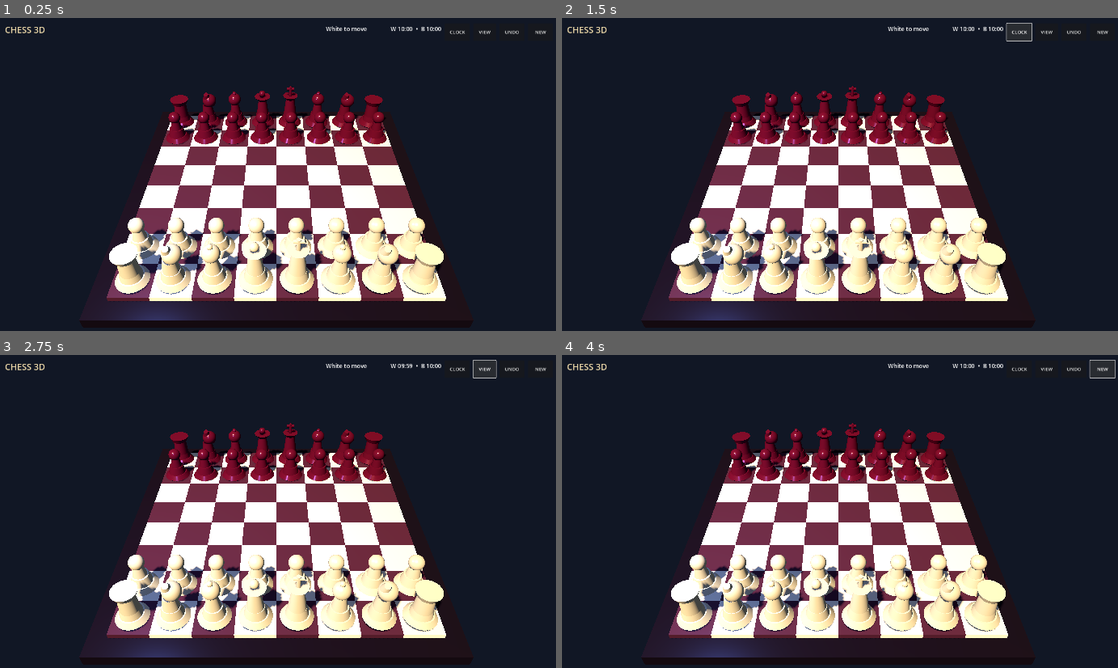
Above: before the commit, frames 1-4 (two rows, left to right).
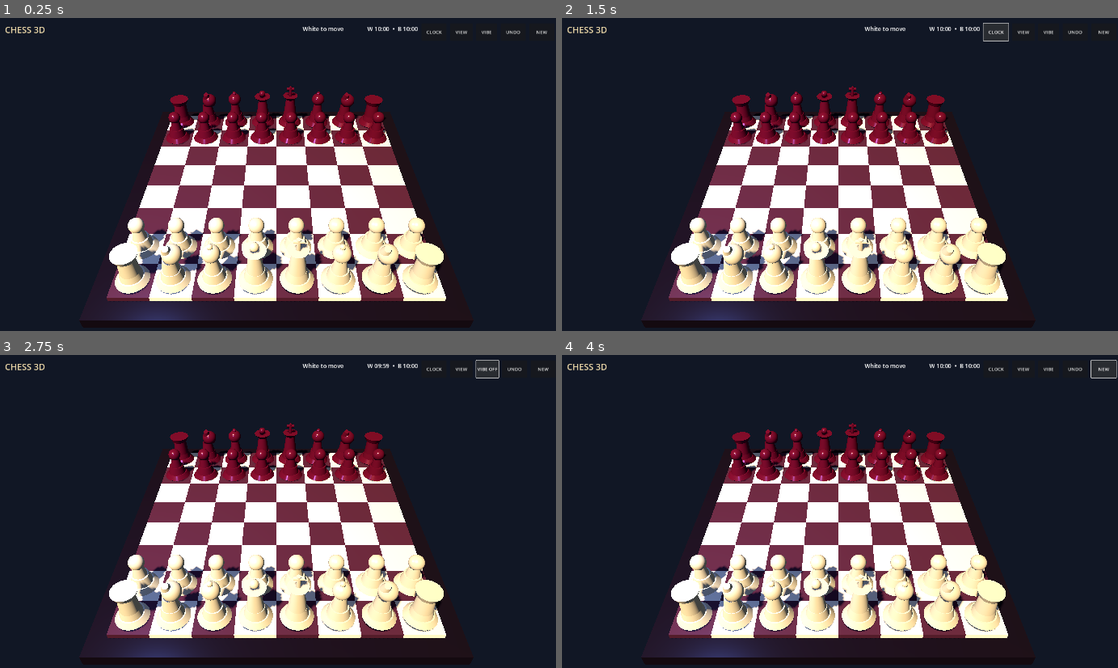
Above: after the commit, the same moments.

Repository: redxbox/chess-3d
Game: Godot game, scene res://src/main/main.tscn
Two runs of this game, one before a commit and one after it. Both use one fixed random seed, a clock stepped at 60 frames per second and the inputs below.
Inputs (mouse positions are in pixels of both pictures, inside the frame that each line leads up to):
- Up to frame 1 (0.25 s): no input
- Up to frame 2 (1.5 s): click "CLOCK" at 0.5 s; click "CLOCK" at 1.25 s
- Up to frame 3 (2.75 s): click (489, 370) at 2 s, where only the run after the commit has a clickable "VIBE"
- Up to frame 4 (4 s): click (1051, 370) at 2.75 s, where only the run after the commit has a clickable "VIBE OFF"; click "NEW" at 3.5 s

The runs differ from the first frame. In frame 1, 0.3% of the frame differs, in the area x 54-99%, y 2-6%; in frame 2, 0.4%, in the area x 54-99%, y 1-8%; in frame 3, 0.4%; in frame 4, 0.4%.

Commit message:
Add drag-to-move and configurable haptics
Co-authored-by: arena-agent <297053741+arena-agent@users.noreply.github.com>

Diff:
--- a/src/main/main.gd
+++ b/src/main/main.gd
@@ -21,6 +21,8 @@
 var _last_pointer := Vector2.ZERO
 var _touches: Dictionary = {}
 var _pinch_distance := 0.0
+var _drag_piece_from := Vector2i(-1, -1)
+var _drag_piece_active := false
 var haptics_enabled := true
 var _status_label: Label
 var _clock_label: Label
@@ -190,7 +192,7 @@
 	panel.add_theme_constant_override("separation", 12)
 	$UI.add_child(panel)
 	panel.set_anchors_preset(Control.PRESET_TOP_RIGHT)
-	panel.offset_left = -790.0
+	panel.offset_left = -870.0
 	panel.offset_top = 24.0
 	panel.offset_right = -20.0
 	panel.offset_bottom = 84.0
@@ -217,6 +219,12 @@
 	camera_button.custom_minimum_size = Vector2(78, 48)
 	camera_button.pressed.connect(_reset_camera)
 	panel.add_child(camera_button)
+
+	var haptic_button := Button.new()
+	haptic_button.text = "VIBE" if haptics_enabled else "VIBE OFF"
+	haptic_button.custom_minimum_size = Vector2(72, 48)
+	haptic_button.pressed.connect(_toggle_haptics.bind(haptic_button))
+	panel.add_child(haptic_button)
 
 	var undo_button := Button.new()
 	undo_button.text = "UNDO"
@@ -389,6 +397,13 @@
 func _toggle_clock() -> void:
 	clock_enabled = not clock_enabled
 	_update_clock_label()
+	_save_autosave()
+
+
+func _toggle_haptics(button: Button) -> void:
+	haptics_enabled = not haptics_enabled
+	button.text = "VIBE" if haptics_enabled else "VIBE OFF"
+	_haptic(25)
 	_save_autosave()
 
 
@@ -485,15 +500,29 @@
 			_dragging = true
 			_pointer_moved = _touches.size() > 1
 			_last_pointer = event.position
+			if _touches.size() == 1:
+				var pressed_square := _screen_to_square(event.position)
+				if pressed_square.x >= 0:
+					var pressed_piece: String = game.board[pressed_square.y][pressed_square.x]
+					if pressed_piece != "" and game.color_of(pressed_piece) == game.turn:
+						_drag_piece_from = pressed_square
+						_select_square(pressed_square)
 			if _touches.size() == 2:
+				_drag_piece_from = Vector2i(-1, -1)
+				_drag_piece_active = false
 				_pinch_distance = _current_pinch_distance()
 		else:
 			var was_single_touch := _touches.size() == 1
 			_touches.erase(event.index)
-			if was_single_touch and not _pointer_moved:
-				var square := _screen_to_square(event.position)
-				if square.x >= 0:
-					_select_square(square)
+			var released_square := _screen_to_square(event.position)
+			if _drag_piece_active:
+				_snap_dragged_piece()
+			if was_single_touch and _drag_piece_active and released_square.x >= 0:
+				_select_square(released_square)
+			elif was_single_touch and not _pointer_moved and released_square.x >= 0:
+				_select_square(released_square)
+			_drag_piece_from = Vector2i(-1, -1)
+			_drag_piece_active = false
 			_dragging = not _touches.is_empty()
 			if _touches.size() < 2:
 				_pinch_distance = 0.0
@@ -507,7 +536,11 @@
 			_pointer_moved = true
 		elif event.relative.length() > 3.0:
 			_pointer_moved = true
-			_rotate_camera(event.relative)
+			if _drag_piece_from.x >= 0:
+				_drag_piece_active = true
+				_update_drag_marker(event.position)
+			else:
+				_rotate_camera(event.relative)
 	elif event is InputEventMouseButton and event.button_index == MOUSE_BUTTON_LEFT:
 		if event.pressed:
 			_dragging = true
@@ -527,6 +560,26 @@
 		_zoom_camera(0.9 if event.button_index == MOUSE_BUTTON_WHEEL_UP else 1.1)
 
 
+func _update_drag_marker(screen_position: Vector2) -> void:
+	var origin := camera.project_ray_origin(screen_position)
+	var direction := camera.project_ray_normal(screen_position)
+	var hit = Plane(Vector3.UP, 0.55).intersects_ray(origin, direction)
+	if hit == null:
+		return
+	var local_hit: Vector3 = board.to_local(hit)
+	for piece in pieces_root.get_children():
+		if piece.get_meta("square", Vector2i(-1, -1)) == _drag_piece_from:
+			piece.position = Vector3(local_hit.x, 0.55, local_hit.z)
+			return
+
+
+func _snap_dragged_piece() -> void:
+	for piece in pieces_root.get_children():
+		if piece.get_meta("square", Vector2i(-1, -1)) == _drag_piece_from:
+			piece.position = Vector3((_drag_piece_from.x - 3.5) * SQUARE_SIZE, 0.12, (_drag_piece_from.y - 3.5) * SQUARE_SIZE)
+			return
+
+
 func _current_pinch_distance() -> float:
 	var positions := _touches.values()
 	return positions[0].distance_to(positions[1]) if positions.size() >= 2 else 0.0
Not shown, changed: export_presets.cfg
Not shown, changed: .github/workflows/ci.yml
